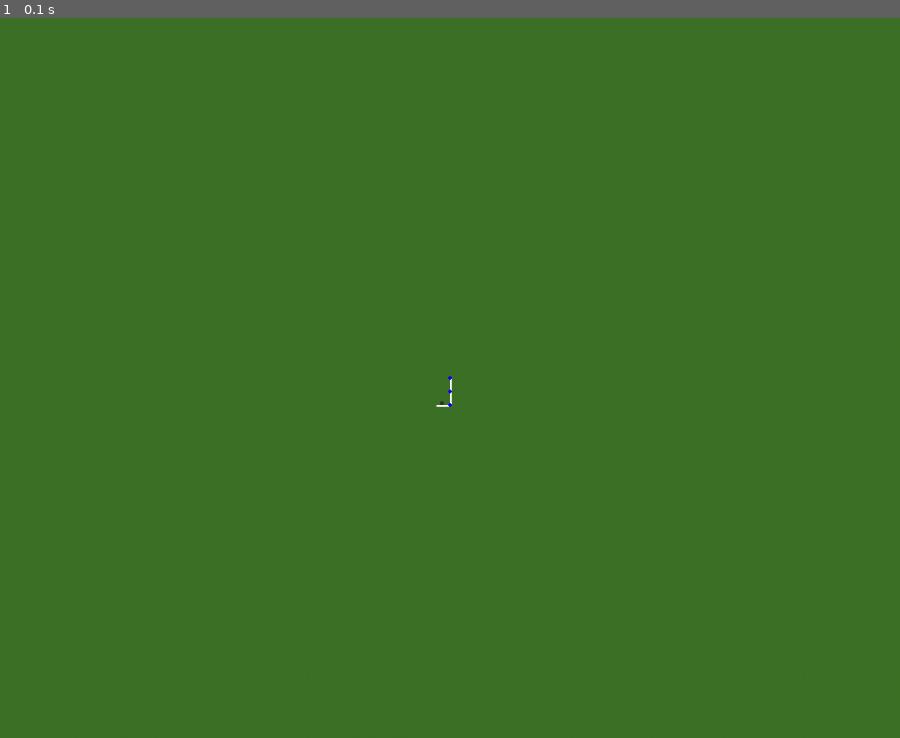
Above: before the commit, frame 1.
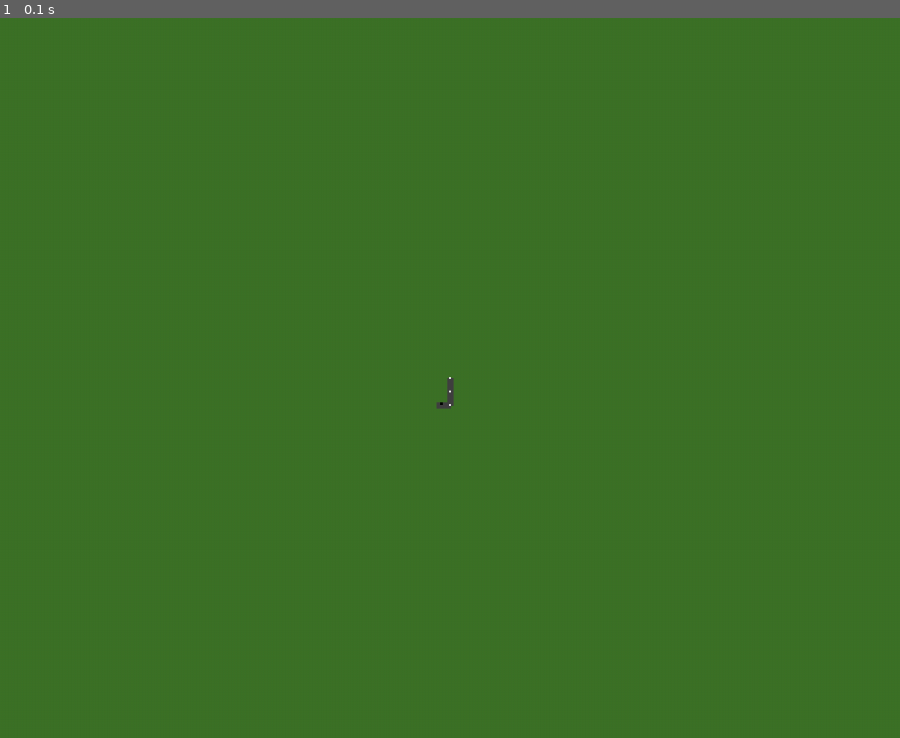
Above: after the commit, the same moment.

Repository: pauloqt/Procedural-L-System-City-Generator-with-Shortest-Path-Finder-using-Ant-Colony-Optimization-ACO-
Game: pygame game, started from main.py
Two runs of this game, one before a commit and one after it. Both use one fixed random seed, a clock stepped at 60 frames per second and the inputs below.
Inputs:
- Up to frame 1 (0.1 s): type "1 (at the terminal prompt)" at 0 s

The runs differ from the first frame. In frame 1, less than 0.1% of the frame differs, in the area x 48-51%, y 49-55%.

Commit message:
change road color and size

Diff:
--- a/main.py
+++ b/main.py
@@ -9,7 +9,7 @@
 RED = (255, 0, 0)
 BLUE = (0, 0, 255)
 GREEN = (61, 114, 40)
-GRAY = (50, 50, 50)  # Define a gray color for buildings
+GRAY = (65, 65, 65)  # Define a gray color for buildings
 
 # Define the axiom and production rules
 axiom = "X"
@@ -65,6 +65,61 @@
         p1x, p1y = p2x, p2y
     return inside
 
+def find_closest_node(node, nodes, edges):
+    node_x, node_y = node
+    min_distance = float('inf')
+    closest_node = None
+
+    for other_node in nodes:
+        if other_node != node:
+            other_x, other_y = other_node
+            distance = math.sqrt((node_x - other_x) ** 2 + (node_y - other_y) ** 2)
+            if distance < min_distance:
+                min_distance = distance
+                closest_node = other_node
+
+    return closest_node, min_distance
+
+def is_dead_end_node(node, graph):
+    connections = graph[node]
+    return len(connections) <= 1  # Node with 0 or 1 connection is considered a dead-end
+
+def connect_dead_ends(nodes, edges, surface):
+    n_nodes = len(nodes)
+    graph = {i: set() for i in range(n_nodes)}  # Use a set to store connected nodes
+    for (x1, y1), (x2, y2) in edges:
+        if (x1, y1) in nodes and (x2, y2) in nodes:
+            i = nodes.index((x1, y1))
+            j = nodes.index((x2, y2))
+            graph[i].add(j)
+            graph[j].add(i)
+
+    dead_end_nodes = [node for node in range(n_nodes) if len(graph[node]) <= 1]
+    print(dead_end_nodes)
+
+    for dead_end_node in dead_end_nodes:
+        unconnected_nodes = [n for n in range(n_nodes) if n not in graph[dead_end_node]]
+        closest_node_index, distance = find_closest_node_from_set(nodes[dead_end_node], [nodes[n] for n in unconnected_nodes])
+        if closest_node_index is not None and distance <= 5 * 15:  # Check if the distance is less than or equal to 5 steps
+            if closest_node_index not in graph[dead_end_node]:  # Check if the closest node is not already connected
+                graph[dead_end_node].add(closest_node_index)
+                graph[closest_node_index].add(dead_end_node)
+                #pygame.draw.line(surface, RED, nodes[dead_end_node], nodes[closest_node_index], 1)
+                print("draw", nodes.index(nodes[dead_end_node]), "to", closest_node_index)
+
+def find_closest_node_from_set(node, node_set):
+    node_x, node_y = node
+    min_distance = float('inf')
+    closest_node_index = None
+
+    for i, other_node in enumerate(node_set):
+        other_x, other_y = other_node
+        distance = math.sqrt((node_x - other_x) ** 2 + (node_y - other_y) ** 2)
+        if distance < min_distance:
+            min_distance = distance
+            closest_node_index = i
+
+    return closest_node_index, min_distance
 
 def draw_buildings(surface, nodes, edges):
     polygons = []
@@ -82,7 +137,7 @@
     for polygon in polygons:
         area = calculate_polygon_area(polygon)
         if area > 0:
-            building_size = int(math.sqrt(area) * 0.3)  # Scale down building size to fit within the polygon
+            building_size = int(math.sqrt(area) * 0.2)  # Scale down building size to fit within the polygon
 
             # Compute the bounding box for the polygon
             min_x = min(p[0] for p in polygon)
@@ -103,35 +158,47 @@
                         break
 
                 if not overlaps and point_in_polygon((building_rect.centerx, building_rect.centery), polygon):
-                    pygame.draw.rect(surface, GRAY, building_rect)
+                    pygame.draw.rect(surface, BLACK, building_rect)
                     break  # Building successfully placed
                 attempts += 1
 
 # Define the function to draw the l-system
 def draw_lsystem(sequence, step_size, surface):
-    stack = [] # storage of the current direction and angle of the turtle para ma-remember kapag babalikan.
-    nodes = [] # storage of the nodes (each move forward represents 1 node)
+    stack = []  # Storage of the current direction and angle of the turtle to remember when backtracking
+    nodes = []  # Storage of the nodes (each move forward represents 1 node)
     edges = []
     x, y = surface.get_width() // 2, surface.get_height() // 2
     angle = 90  # Start facing up
 
     for char in sequence:
-        if char == "F": # move forward
+        if char == "F":  # Move forward
             dx = step_size * math.cos(angle * math.pi / 180)
             dy = step_size * math.sin(angle * math.pi / 180)
             new_x, new_y = x + dx, y + dy
-            pygame.draw.line(surface, WHITE, (x, y), (new_x, new_y), 2)
-            pygame.draw.circle(surface, BLUE, (x, y), 2)
-            nodes.append((new_x, new_y)) # add the node to the node list
+
+            # Draw a thicker line for the road
+            pygame.draw.line(surface, GRAY, (x, y), (new_x, new_y), 7)  # Change the line thickness to 5
+
+            # Draw a rectangular node marker oriented according to the current angle
+            node_marker_size = 2  # Adjust the size of the node marker as desired
+            node_marker_rect = pygame.Rect(x - node_marker_size // 2, y - node_marker_size // 2, node_marker_size, node_marker_size)
+            rotated_node_marker = pygame.Surface(node_marker_rect.size, pygame.SRCALPHA)  # Create a transparent surface with the same size as the rectangle
+            rotated_node_marker.fill((0, 0, 0, 0))  # Fill the surface with transparent color
+            pygame.draw.rect(rotated_node_marker, WHITE,(0, 0, node_marker_size, node_marker_size))  # Draw the rectangle on the surface
+            rotated_node_marker = pygame.transform.rotate(rotated_node_marker, angle - 90)  # Rotate the surface
+
+            surface.blit(rotated_node_marker, (x - node_marker_size // 2, y - node_marker_size // 2))
+
+            nodes.append((new_x, new_y))  # Add the node to the node list
             edges.append(((x, y), (new_x, new_y)))
             x, y = new_x, new_y
-        elif char == "+": # Rotate turtle 90 degrees right
+        elif char == "+":  # Rotate turtle 90 degrees right
             angle += 90
-        elif char == "-": # Rotate turtle 90 degrees left
+        elif char == "-":  # Rotate turtle 90 degrees left
             angle -= 90
-        elif char == "[": # Push current position and angle onto the stack ; This means, the turtle will start a new branch (start of a recursion). Ino-note niya para mabalikan
+        elif char == "[":  # Push current position and angle onto the stack (start of a new branch)
             stack.append((x, y, angle))
-        elif char == "]": # Pop position and angle from the stack, para babalik siya sa first position ng branch
+        elif char == "]":  # Pop position and angle from the stack (return to the previous branch)
             x, y, angle = stack.pop()
 
     return nodes, edges
@@ -227,6 +294,9 @@
 
     # Draw buildings or houses
     draw_buildings(surface, nodes, edges)
+
+    # Connect dead-end nodes
+    connect_dead_ends(nodes, edges, surface)
 
     #----------------------------------------------------Initialize Shortest Path-----------------------------------------------------------
     # Create adjacency list - a graph where naka-list lahat ng nodes and its neighboring/adjacent nodes and its euclidean distance to that node.
